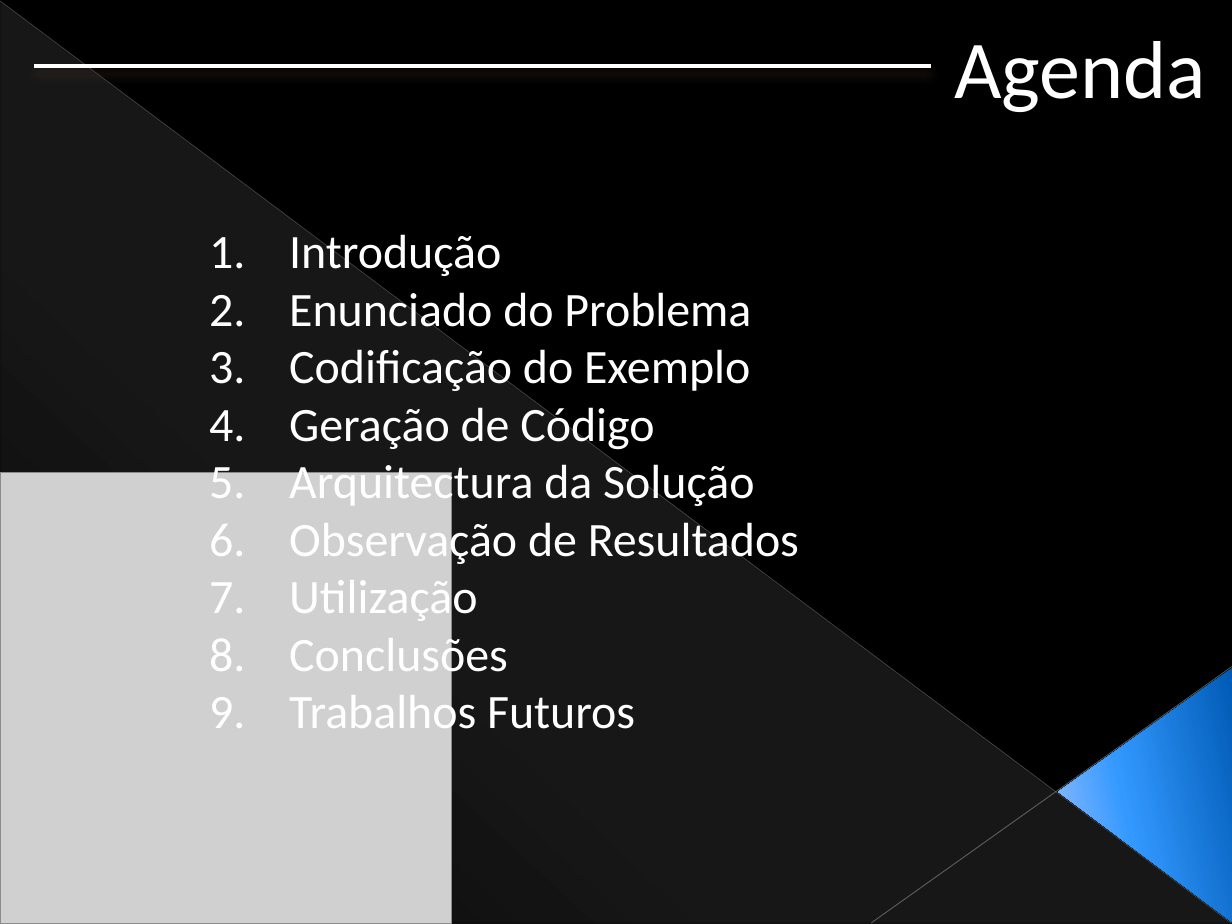
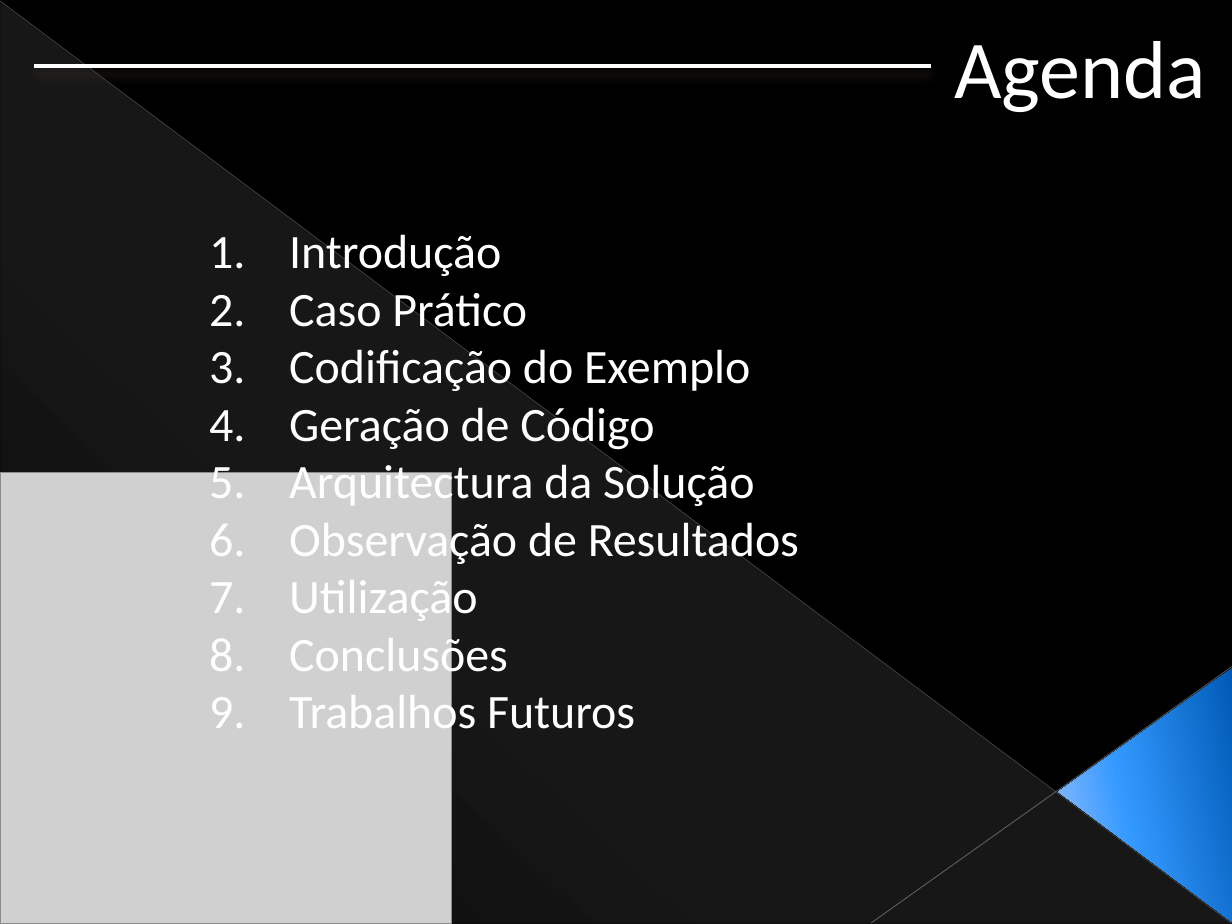
Before and after one commit to Netivski/projectoseminario, a slide deck: slide 2 of Apresentação Final/Presentation Sketch.pptx. Drawn at 1232x924 pixels with LibreOffice and Linux fonts; fonts in the diff are those of the drawing; grey boxes stand for pictures. Boxes give left, top, right and bottom in pixels: in the first picture for what was removed or moved away, otherwise in the second. Text is boxed around its words. In the diff, an @@ line names an element or a change of style, - is before the commit and + after.

```diff
--- a/Apresentação Final/Presentation Sketch.pptx
+++ b/Apresentação Final/Presentation Sketch.pptx
@@ text at <box>289,293,527,337</box>: text changed @@
-2. Enunciado do Problema
+2. Caso Prático
```
Also in this commit, not shown: 2 other slides changed.
